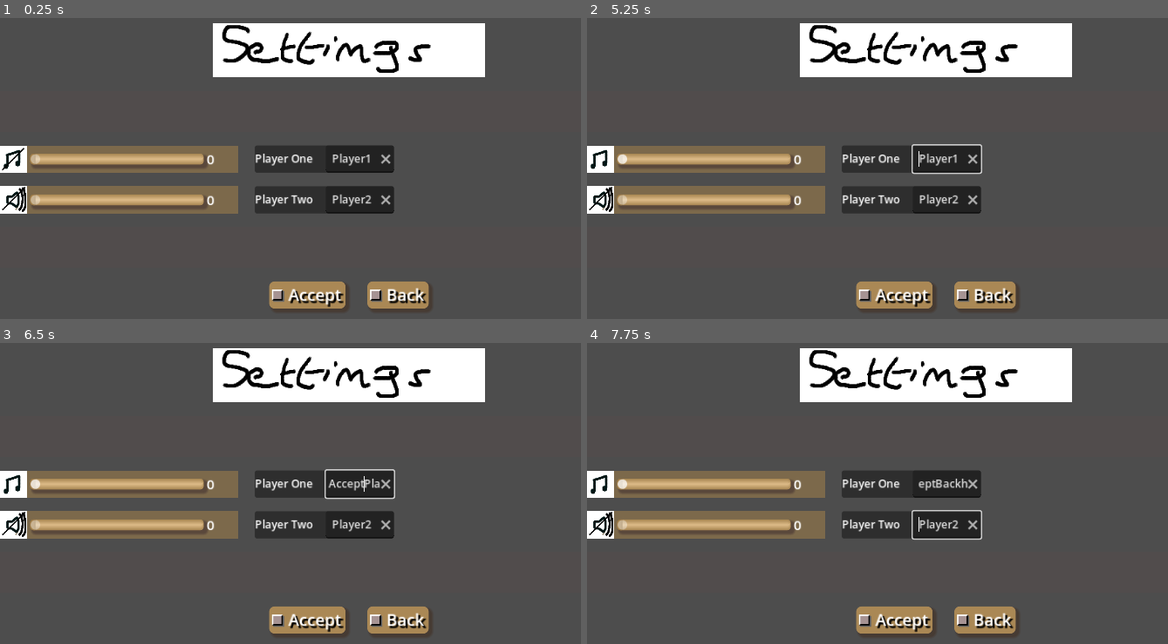
Above: before the commit, frames 1-4 (two rows, left to right).
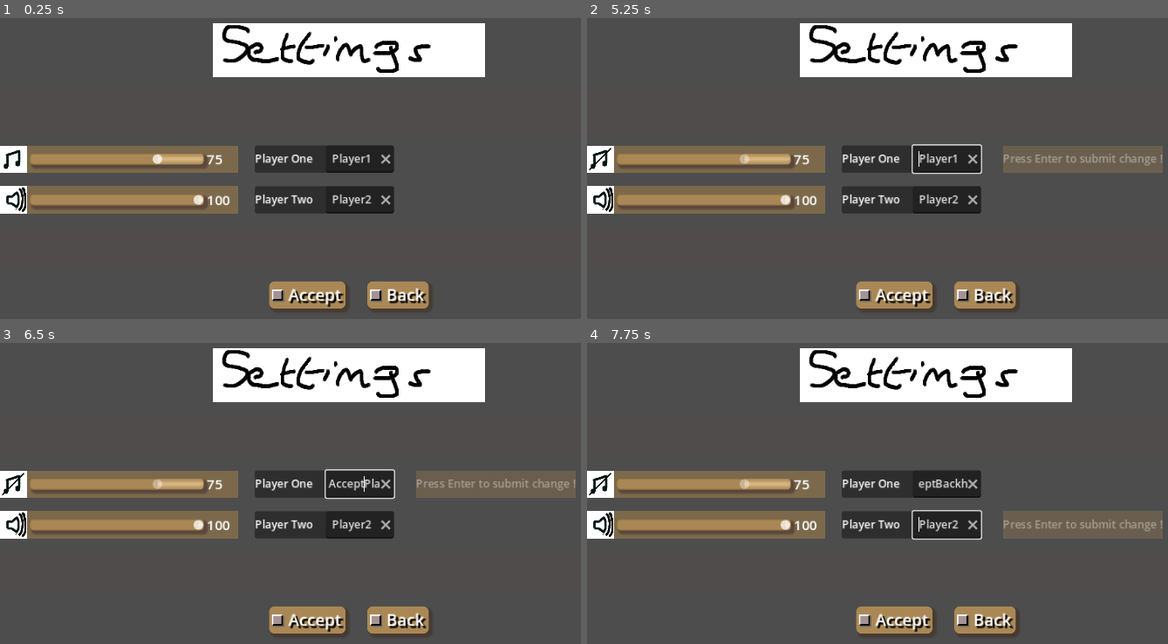
Above: after the commit, the same moments.

Repository: Infini-Creation/Ishid-O-Matic_Reborn
Game: Godot game, scene res://Scenes/SettingsMenu/Controls.tscn
The game is run twice, just before and just after one commit, with the same random seed, the same clock (stepped at 60 frames per second) and the same inputs. This scene is started directly instead of the project's main scene.
Inputs (mouse positions are in pixels of both pictures, inside the frame that each line leads up to):
- Up to frame 1 (0.25 s): no input
- Up to frame 2 (5.25 s): click (598, 159) at 0.52 s; click (894, 294) at 1.27 s; click (598, 159) at 2.02 s; click (894, 294) at 2.77 s; click (598, 159) at 3.52 s; click (894, 294) at 4.27 s; tap Enter at 5 s; move the mouse to (912, 159) at 5.02 s; hold H (Highlight_Mode) from 5.03 s (still down); click (912, 159) at 5.17 s
- Up to frame 3 (6.5 s): keep holding H (Highlight_Mode); type "Accept" at 5.75 s
- Up to frame 4 (7.75 s): type "Back" at 6.5 s; tap Enter at 7.25 s; move the mouse to (912, 523) at 7.27 s; release H (Highlight_Mode) at 7.28 s; tap H (Highlight_Mode) at 7.35 s; click (912, 523) at 7.42 s

The runs differ from the first frame. In frame 1, 1.2% of the frame differs, in the area x 0-40%, y 43-64%; in frame 2, 3.6%; in frame 3, 3.6%; in frame 4, 3.7%, in the area x 0-100%, y 43-66%.
Error in both runs: Invalid operands 'String' and 'int' in operator '+'. (res://Scripts/Global.gd:120)

Commit message:
Update SettingsMenuButtons.gd
-add hint for input text widget (to be sure data will be saved)
-update to use new generic audio setting scene

Diff:
--- a/project/Scripts/Menus/SettingsMenuButtons.gd
+++ b/project/Scripts/Menus/SettingsMenuButtons.gd
@@ -23,8 +23,8 @@
 
 	#init settings
 	Global.debug("cmv="+str(music_volume)+" cme="+str(music_enabled))
-	$"ButtonsGroup/Music Row/MusicVolume".load_settings(music_volume, music_enabled)
-	$"ButtonsGroup/Sound Row/SoundVolume".load_settings(sound_volume, sound_enabled)
+	$"ButtonsGroup/Music Row/AudioVolume".load_settings(music_volume, music_enabled)
+	$"ButtonsGroup/Sound Row/AudioVolume".load_settings(sound_volume, sound_enabled)
 	$"ButtonsGroup/Music Row/settings_player1_name".load_settings(player1_name)
 	$"ButtonsGroup/Sound Row/settings_player2_name".load_settings(player2_name)
 
@@ -54,7 +54,7 @@
 	pass # Replace with function body.
 
 func _on_music_volume_settings_updated(new_music_volume, new_music_enabled):
-	#Global.debug("music settings: vol="+str(new_music_volume)+" on/off="+str(new_music_enabled))
+	Global.debug("music settings: vol="+str(new_music_volume)+" on/off="+str(new_music_enabled))
 	music_volume = new_music_volume
 	music_enabled = new_music_enabled
 
@@ -70,3 +70,26 @@
 func _on_settings_player_2_name_settings_updated(new_player_name):
 	Global.debug("new p2 name="+new_player_name)
 	player2_name = new_player_name
+
+
+func _on_settings_player_1_name_gui_input(event):
+	$"ButtonsGroup/Music Row/PlayerHint".show()
+
+func _on_settings_player_1_name_mouse_exited():
+	$"ButtonsGroup/Music Row/PlayerHint".hide()
+
+func _on_settings_player_2_name_gui_input(event):
+	$"ButtonsGroup/Sound Row/PlayerHint2".show()
+
+func _on_settings_player_2_name_mouse_exited():
+	$"ButtonsGroup/Sound Row/PlayerHint2".hide()
+
+
+func _on_audio_volume_settings_updated(audio_type, new_audio_volume, new_audio_enabled):
+	Global.debug("audio settings("+str(audio_type)+"): vol="+str(new_audio_volume)+" on/off="+str(new_audio_enabled))
+	if audio_type == Global.AUDIO_TYPE_MUSIC:
+		music_volume = new_audio_volume
+		music_enabled = new_audio_enabled
+	else:
+		sound_volume = new_audio_volume
+		sound_enabled = new_audio_enabled
